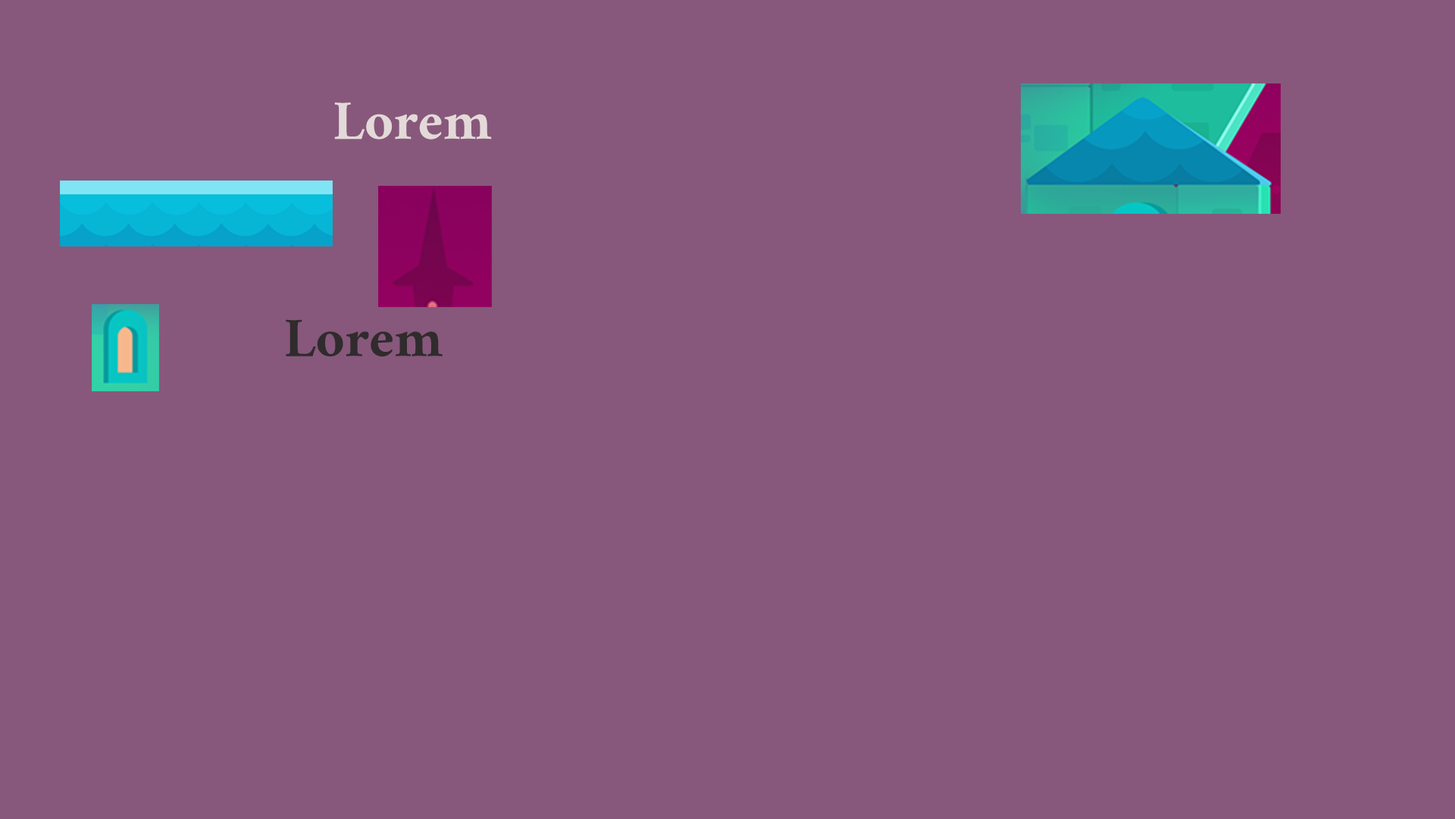
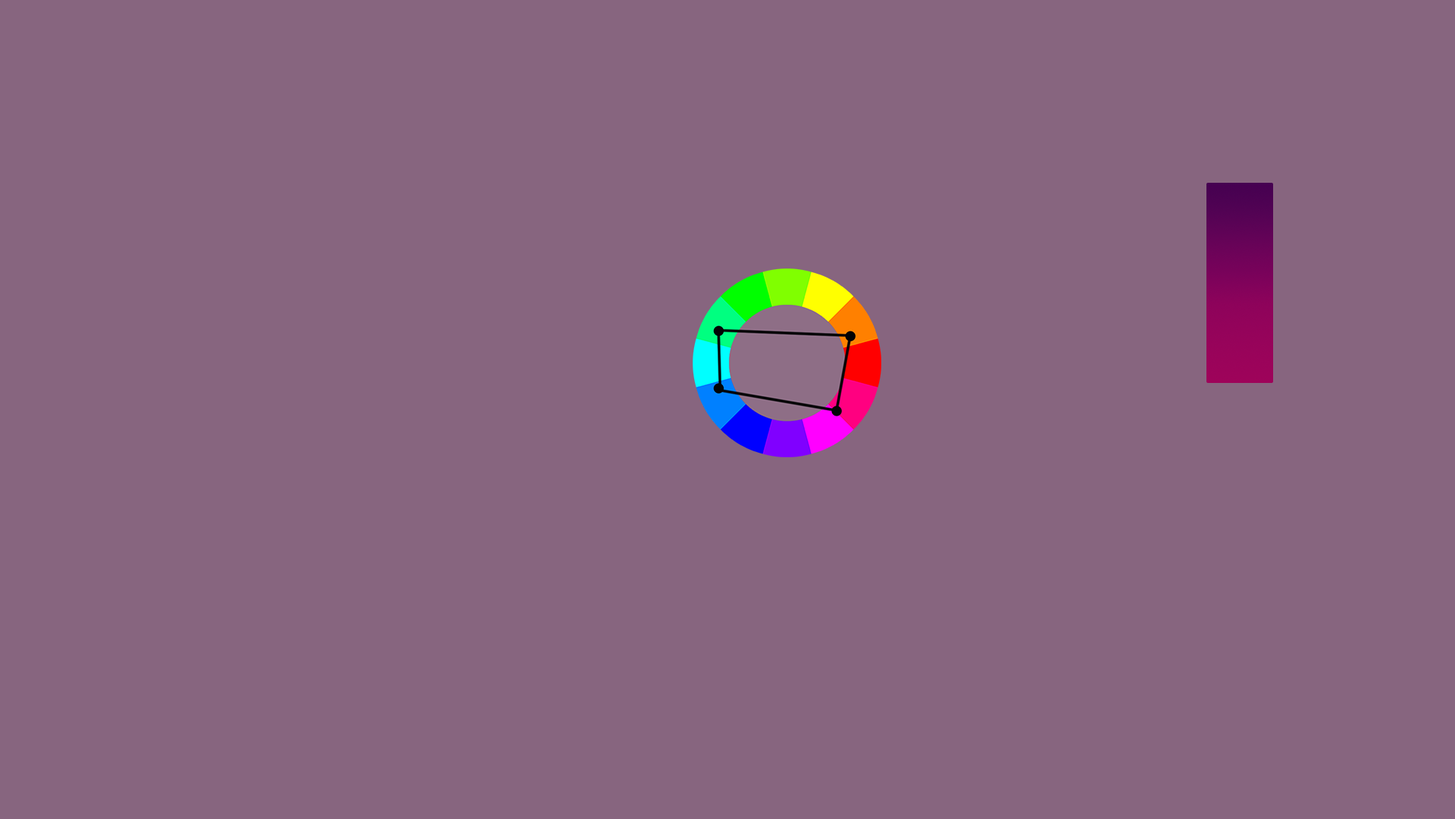
The second 1455px x 819px image is a revision of the first. Changes to its layers:
removed layer "Lorem ipsum dolor sit amet, consectetur adipiscing elit, sed" over [334,102,492,140]
renamed "Lorem ipsum dolor sit amet, consectetur adipiscing elit, se" to "Layer 1", painted on it over [285,319,443,358]
removed layer "rectangular1" over [1021,83,1281,214]
removed layer "rectangular2" over [378,185,492,307]
removed layer "rounded2" over [91,303,160,392]
removed layer "Line_Texture" over [59,180,333,247]
added group "Color" with 2 layers above "Background" over [692,182,1274,458]
added layer "Color Wheel" in group "Color" over [692,268,882,458]
added layer "Background Gradient" in group "Color" over [1206,182,1274,383]
added group "Background" (1st of 2) with 1 layers above "Background" over [0,0,1455,819]
added layer "Color Back" in group "Background" over [0,0,1455,819]
renamed "Layer 0" to "Background", painted on it, unmasked it over [0,0,1455,819]
